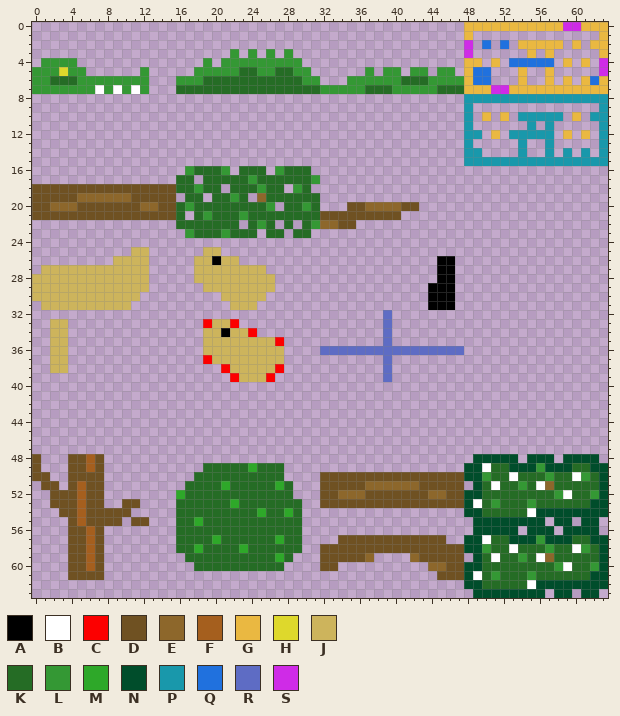
Edited in one commit: pixel-art sprite (Assets/Resources/Textures/textureatlas.png). The first picture shows the starting point.
The file is 64x64 pixels. Colours within 5 levels of each other are drawn and written as one.
Palette (. is transparent): A #000000  B #ffffff  C #fc0000  D #6f5122  E #8d672b  F #a55f1e  G #eab841  H #ded82c  J #cdb45c  K #256c25  L #349834  M #2ea829  N #004d2b  P #1998ab  Q #2071de  R #5e6cc4  S #cf2be7
Pixels before (only the part around the change), first column x 0:
27 .JJJJJJJJJJJJ.....JJJJJJJJ...................AA.............
28 JJJJJJJJJJJJJ.....JJJJJJJJJ..................AA.............
29 JJJJJJJJJJJJJ......JJJJJJJJ.................AAA.............
30 JJJJJJJJJJJJ.........JJJJJ..................AAA.............
31 .JJJJJJJJJJ...........JJJ...................AAA.............
32 .......................................R....................
33 ..JJ...............CJJC................R....................
34 ..JJ...............JJAJJC..............R....................
35 ..JJ...............JJJJJJJJC...........R....................
36 ..JJ...............JJJJJJJJJ....RRRRRRRRRRRRRRRR............
37 ..JJ...............CJJJJJJJJ...........R....................
38 ..JJ.................CJJJJJC...........R....................
39 ......................CJJJC............R....................
40 ............................................................
41 ............................................................
42 ............................................................
43 ............................................................
44 ............................................................
45 ............................................................
46 ............................................................
47 ............................................................
48 D...DDFD.........................................NNNNN.NNN.N
49 D...DDFD...........KKKKKMKKK....................NNBKKNNNLNNN
50 DD..DDDD..........KKKKKKKKKK....DDDDDDDDDDDDDDDDNNLKKBKKKLKK
51 .DD.DFDD.........KKKKMKKKKKMK...DDDDDEEEEEEDDDDD.NKBKKLKBEKK
52 ..DDDFDD........MKKKKKKKKKKKK...DDEEEDDDDDDDEEDDNNKKKKKKKKLB
53 ..DDDFDD..DD....KKKKKKMKKKKKKK..DDDDDDDDDDDDDDDDNBKLKKKLKKKK
54 ...DDFDDDDD.....KKKKKKKKKMKKMK..................NNKKKKKBNNNN
55 ....DFDDDD.DD...KKMKKKKKKKKKKK...................NNNNNNNN.NN
56 ....DDFD........KKKKKKKKKKKKKK...................NNNNN.NNN.N
57 ....DDFD........KKKKMKKKKKKMKK....DDDDDDDDDDDD..NNBKKNNNLNNN
58 ....DDFD........KKMKKKKMKKKKKK..DDDDDDDDDDDDDDDDNNLKKBKKKLKK
59 ....DDFD.........KKKKKKKKKKMK...DDDDDE....EDDDDD.NKBKKLKBEKK
60 ....DDFD..........KKKKKKKKKK....DD..........EEDDNNKKKKKKKKLB
61 ....DDDD.....................................DDDNBKLKKKLKKKK
62 ................................................NNKKKKKBNNNN
63 .................................................NNNNNNNN.NN
Now the later version:
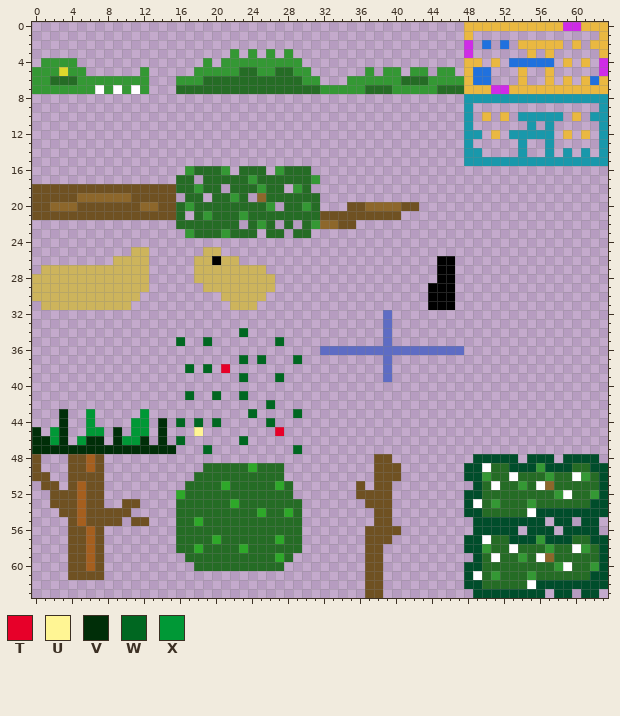
Colours new in this view: T #e70029  U #fff594  V #002e08  W #006721  X #009836
Edits made:
Changed rows in their new state; - is an unchanged pixel.
first column x 0:
33 --..---------------....-------------------------
34 --..---------------....W.-----------------------
35 --..------------W--W.......W--------------------
36 --..---------------.........--------------------
37 --..---------------....W.W..-W------------------
38 --..-------------W-W-T......--------------------
39 ----------------------.W...W--------------------
41 -----------------W--W--W------------------------
42 --------------------------W---------------------
43 ---V--X-----X-----------W----W------------------
44 ---V--X----XX-V-W-W-W-----W---------------------
45 V-XV--XX-V-XX-V---U--------T--------------------
46 VVXV-XVV-VXXV-V-W------W------------------------
47 VVVVVVVVVVVVVVVV---W---------W------------------
48 --------------------------------------DD--------
49 --------------------------------------DDD-------
50 --------------------------------......---.......
51 --------------------------------....-.DD........
52 --------------------------------....D---........
53 --------------------------------.....---........
54 --------------------------------------DD--------
55 --------------------------------------DD--------
56 -------------------------------------DDDD-------
57 ----------------------------------...---......--
58 --------------------------------.....--.........
59 --------------------------------.....DD---......
60 --------------------------------..---DD-----....
61 -------------------------------------DD------...
62 -------------------------------------DD---------
63 -------------------------------------DD---------
Where, in picture pixels (left, top, right, bottom), the same in both pictures:
changed: (32, 319, 464, 598)
